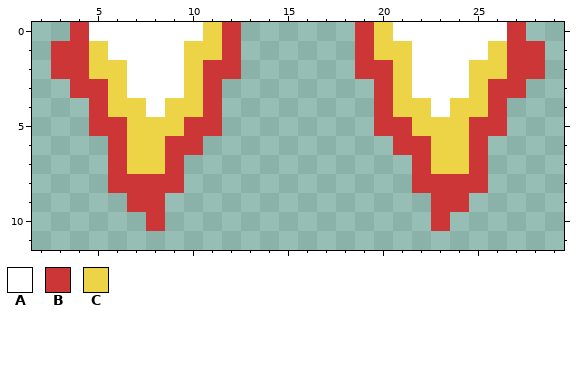
File history of a pixel-art sprite, res/images/flameup.png. That is the earlier state.
The file is 32x16 pixels. Colours within 5 levels of each other are drawn and written as one. Shown: x 2..29, y 0..11.
Palette (. is transparent): A #ffffff  B #cc3636  C #edd446
Pixels before, first column x 3:
 0 .BAAAAAACB......BCAAAAAAB.
 1 BBCAAAACCB......BCCAAAACBB
 2 BBCCAAACBB......BBCAAACCBB
 3 .BBCAAACB........BCAAACBB.
 4 ..BCCACCB........BCCACCB..
 5 ..BBCCCBB........BBCCCBB..
 6 ...BCCBB..........BBCCB...
 7 ...BCCB............BCCB...
 8 ...BBBB............BBBB...
 9 ....BB..............BB....
10 .....B..............B.....
After the commit:
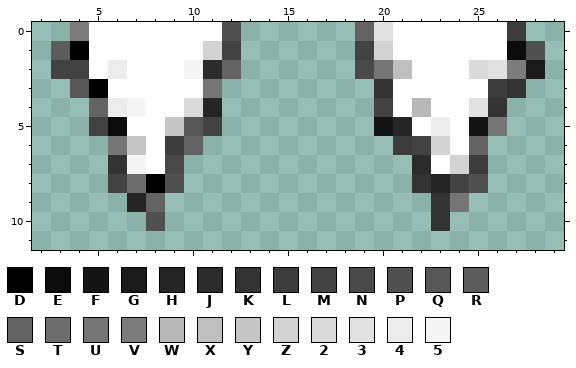
Colours new in this view: D #000000  E #0b0b0b  F #141414  G #1a1a1a  H #252525  J #2b2b2b  K #333333  L #3c3c3c  M #424242  N #494949  P #505050  Q #565656  R #5c5c5c  S #636363  T #6d6d6d  U #757575  V #7c7c7c  W #b8b8b8  X #bfbfbf  Y #c6c6c6  Z #d2d2d2  2 #dadada  3 #e1e1e1  4 #ececec  5 #f5f5f5
Change:
Changed rows in their new state; - is an unchanged pixel.
first column x 3:
 0 -V------AP------S3------L-
 1 RDA----AZM------MZA----AEP
 2 MMA4---5JS------NUX---23VG
 3 -QDA---AU--------KA---ALK-
 4 --S45-A2H--------MAW-A3K--
 5 --MEAAYQM--------FHA4AFU--
 6 ---UYALS----------LMZAS---
 7 ---K5AN------------JAZL---
 8 ---MTDP------------KHMP---
 9 ----HS--------------KU----
10 -----P--------------K-----
Boxes around the changes in both pictures, in picture pixels (x1, y1, x2, y2):
changed: (51, 22, 241, 231)
changed: (355, 22, 545, 231)
